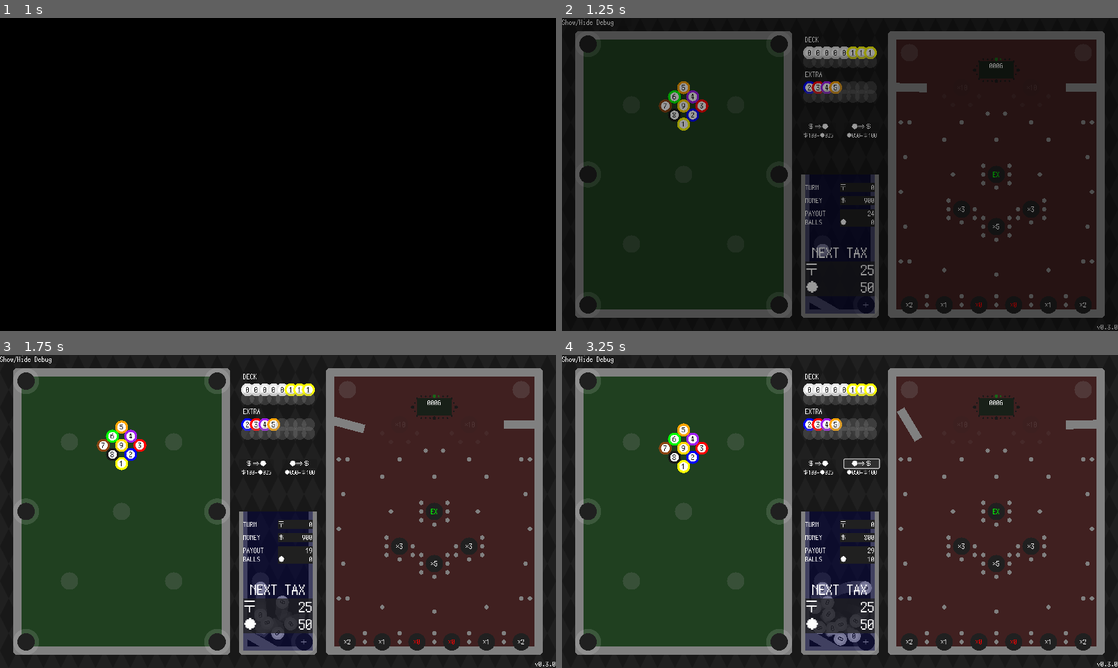
Above: before the commit, frames 1-4 (two rows, left to right).
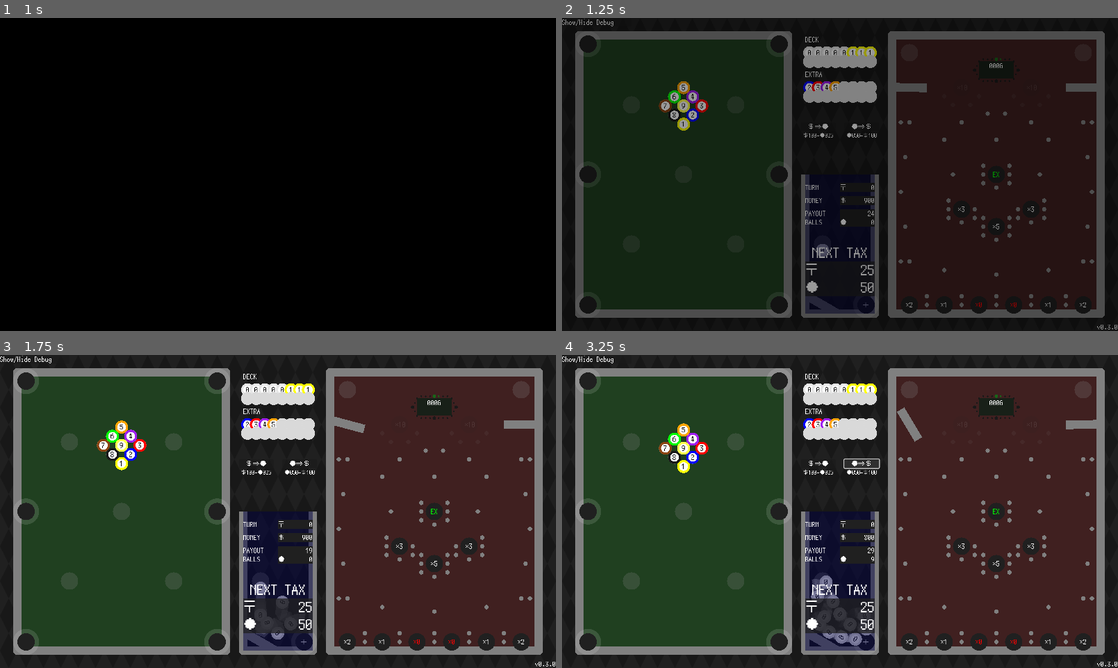
Above: after the commit, the same moments.

Repository: kamikoloss/gamball
Game: Godot game, scene res://scenes/main.tscn
Same seed, same stepped clock (60 frames per second), same inputs: the game is played once before the commit and once after it. Sound files missing from this copy of the repository are replaced by a short silence.
Inputs (mouse positions are in pixels of both pictures, inside the frame that each line leads up to):
- Up to frame 1 (1 s): click "PLAY" at 0.5 s
- Up to frame 2 (1.25 s): no input
- Up to frame 3 (1.75 s): click (122, 461) at 1.27 s
- Up to frame 4 (3.25 s): click "＄⇒●" at 2 s; click "●⇒＄" at 2.75 s

Frame 1 is identical in both runs. In frame 2, 1.1% of the frame differs, in the area x 17-57%, y 9-32%; in frame 3, 1.1%; in frame 4, 1.8%, in the area x 17-57%, y 9-93%.

Commit message:
Information 微修正

Diff:
--- a/scenes/common/ball.gd
+++ b/scenes/common/ball.gd
@@ -22,8 +22,8 @@
 	BALL_LEVEL_EMPTY_SLOT: Color(0.5, 0.5, 0.5, 0.3), # 空きスロット用
 	0: Color(0.9, 0.9, 0.9), 1: Color.YELLOW, 2: Color.BLUE, 3: Color.RED,
 	4: Color.PURPLE, 5: Color.ORANGE, 6: Color.GREEN, 7: Color.SADDLE_BROWN,
-	8: Color(0.1, 0.1, 0.1), 9: Color.GOLD, 10: Color.LIGHT_BLUE, 11: Color.LIGHT_CORAL,
-	12: Color.LIGHT_SALMON, 13: Color.LIGHT_SALMON, 14: Color.LIGHT_GREEN, 15: Color.ROSY_BROWN,
+	8: Color(0.1, 0.1, 0.1), 9: Color(Color.YELLOW, 0.7), 10: Color(Color.BLUE, 0.7), 11: Color(Color.RED, 0.7),
+	12: Color(Color.PURPLE, 0.7), 13: Color(Color.ORANGE, 0.7), 14: Color(Color.GREEN, 0.7), 15: Color(Color.SADDLE_BROWN, 0.7),
 }
 # ボールのレア度の色の定義  { <Rarity>: Color }
 const BALL_RARITY_COLORS = {
@@ -41,6 +41,8 @@
 # pressed は展示用のみ発火する
 @export var is_display: bool = false
 
+# ボールの選択を示す周辺部分
+@export var _hover_texture: TextureRect
 # ボールの本体の色部分
 @export var _body_texture: TextureRect
 # ボール番号の背景部分
@@ -81,6 +83,7 @@
 
 	refresh_view()
 	refresh_physics()
+	hide_hover()
 
 
 func _process(delta: float) -> void:
@@ -139,6 +142,13 @@
 		_hole_area.monitoring = false
 
 
+func show_hover() -> void:
+	_hover_texture.visible = true
+
+func hide_hover() -> void:
+	_hover_texture.visible = false
+
+
 func _on_body_entered(body: Node) -> void:
 	# 他の Ball にぶつかったとき
 	if body is Ball:
--- a/scenes/common/ball.tscn
+++ b/scenes/common/ball.tscn
@@ -17,12 +17,13 @@
 _data = [Vector2(0, 1), 0.0, -0.5, 0, 1, Vector2(1, 0.5), -0.5, 0.0, 1, 0]
 point_count = 2
 
-[node name="Ball" type="RigidBody2D" node_paths=PackedStringArray("_body_texture", "_inner_texture", "_inner_texture_2", "_mask_texture", "_level_label", "_hole_area", "_trail_line", "_touch_button")]
+[node name="Ball" type="RigidBody2D" node_paths=PackedStringArray("_hover_texture", "_body_texture", "_inner_texture", "_inner_texture_2", "_mask_texture", "_level_label", "_hole_area", "_trail_line", "_touch_button")]
 z_index = 4
 physics_material_override = SubResource("PhysicsMaterial_nh6hv")
 contact_monitor = true
 max_contacts_reported = 4
 script = ExtResource("1_rcr8u")
+_hover_texture = NodePath("View/Hover")
 _body_texture = NodePath("View/Body")
 _inner_texture = NodePath("View/Inner")
 _inner_texture_2 = NodePath("View/Inner2")
@@ -36,6 +37,44 @@
 shape = SubResource("CircleShape2D_rn34c")
 
 [node name="View" type="Node2D" parent="."]
+
+[node name="Hover" type="TextureRect" parent="View"]
+visible = false
+self_modulate = Color(1, 1, 1, 0.501961)
+anchors_preset = 8
+anchor_left = 0.5
+anchor_top = 0.5
+anchor_right = 0.5
+anchor_bottom = 0.5
+offset_left = -10.0
+offset_top = -10.0
+offset_right = 10.0
+offset_bottom = 10.0
+grow_horizontal = 2
+grow_vertical = 2
+scale = Vector2(2, 2)
+pivot_offset = Vector2(10, 10)
+mouse_filter = 2
+texture = ExtResource("2_4bc8b")
+expand_mode = 1
+
+[node name="Base" type="TextureRect" parent="View"]
+anchors_preset = 8
+anchor_left = 0.5
+anchor_top = 0.5
+anchor_right = 0.5
+anchor_bottom = 0.5
+offset_left = -10.0
+offset_top = -10.0
+offset_right = 10.0
+offset_bottom = 10.0
+grow_horizontal = 2
+grow_vertical = 2
+scale = Vector2(1.5, 1.5)
+pivot_offset = Vector2(10, 10)
+mouse_filter = 2
+texture = ExtResource("2_4bc8b")
+expand_mode = 1
 
 [node name="Body" type="TextureRect" parent="View"]
 self_modulate = Color(0.501961, 0.501961, 0.501961, 1)
--- a/scenes/common/ball_effect.gd
+++ b/scenes/common/ball_effect.gd
@@ -166,7 +166,7 @@
 	var rarity_color: Color = Ball.BALL_RARITY_COLORS[rarity]
 	var rarity_color_code = rarity_color.to_html()
 
-	if effect_data[1] in [EffectType.RARITY_TOP_UP, EffectType.RARITY_TOP_DOWN]:
+	if effect_data[0] in [EffectType.RARITY_TOP_UP, EffectType.RARITY_TOP_DOWN]:
 		var a = Ball.Rarity.keys()[effect_data[1]]
 		return description_base.format({ "r": rarity_color_code, "a": a })
 
--- a/scenes/game/game.tscn
+++ b/scenes/game/game.tscn
@@ -2390,20 +2390,20 @@
 
 [node name="Level" type="Label" parent="UI/Main/BallPopup"]
 layout_mode = 0
-offset_right = 160.0
+offset_left = 10.0
+offset_right = 170.0
 offset_bottom = 80.0
 scale = Vector2(0.5, 0.5)
 theme_override_fonts/font = ExtResource("10_w3wxc")
 theme_override_font_sizes/font_size = 64
 text = "99"
-horizontal_alignment = 1
 vertical_alignment = 1
 
 [node name="Rarity" type="Label" parent="UI/Main/BallPopup"]
 self_modulate = Color(1, 1, 0, 1)
 layout_mode = 0
-offset_left = 80.0
-offset_right = 720.0
+offset_left = 90.0
+offset_right = 410.0
 offset_bottom = 160.0
 scale = Vector2(0.25, 0.25)
 theme_override_fonts/font = ExtResource("10_w3wxc")
@@ -2416,7 +2416,7 @@
 offset_left = 10.0
 offset_top = 40.0
 offset_right = 890.0
-offset_bottom = 480.0
+offset_bottom = 520.0
 scale = Vector2(0.25, 0.25)
 theme_override_fonts/normal_font = ExtResource("10_w3wxc")
 theme_override_font_sizes/normal_font_size = 64
--- a/scenes/information/information.gd
+++ b/scenes/information/information.gd
@@ -13,21 +13,28 @@
 		if node is Ball:
 			node.level = level
 			node.refresh_view()
-			node.hovered.connect(func(entered): _show_ball_popup(node))
+			node.hovered.connect(func(entered): _show_ball_popup(node) if entered else _hide_ball_popup(node))
 			level += 1
+	_ball_popup_level.text = ""
+	_ball_popup_description.text = ""
 
 
 # Ball の効果をレアリティごとにすべて表示する
 func _show_ball_popup(ball: Ball) -> void:
+	ball.show_hover()
 	_ball_popup_level.text = str(ball.level)
 
-	var description = ""
+	var description = " \n"
 	for rarity in Ball.Rarity.values():
 		var rarity_value = Ball.Rarity.keys()[rarity]
 		var rarity_color: Color = Ball.BALL_RARITY_COLORS[rarity]
 		var rarity_color_code = rarity_color.to_html()
 		description += "[color=%s]%s[/color]" % [rarity_color_code, rarity_value]
-		description += "\n"
+		description += " \n"
 		description += BallEffect.get_effect_description(ball.level, rarity)
-		description += "\n \n"
+		description += " \n \n"
 	_ball_popup_description.text = description
+
+func _hide_ball_popup(ball: Ball) -> void:
+	# hover だけ非表示にする
+	ball.hide_hover()
--- a/scenes/information/information.tscn
+++ b/scenes/information/information.tscn
@@ -143,52 +143,124 @@
 position = Vector2(120, 120)
 is_display = true
 
+[node name="Pool2" type="Label" parent="."]
+visible = false
+layout_mode = 0
+offset_left = 320.0
+offset_top = 140.0
+offset_right = 960.0
+offset_bottom = 220.0
+scale = Vector2(0.25, 0.25)
+theme_override_fonts/font = ExtResource("3_77b3f")
+theme_override_font_sizes/font_size = 64
+text = "POOL 2"
+vertical_alignment = 1
+
+[node name="Balls2" type="Control" parent="."]
+visible = false
+layout_mode = 3
+anchors_preset = 0
+offset_left = 340.0
+offset_top = 180.0
+offset_right = 340.0
+offset_bottom = 180.0
+
+[node name="Ball" parent="Balls2" instance=ExtResource("4_p785c")]
+is_display = true
+
+[node name="Ball2" parent="Balls2" instance=ExtResource("4_p785c")]
+position = Vector2(40, 0)
+is_display = true
+
+[node name="Ball3" parent="Balls2" instance=ExtResource("4_p785c")]
+position = Vector2(80, 0)
+is_display = true
+
+[node name="Ball4" parent="Balls2" instance=ExtResource("4_p785c")]
+position = Vector2(120, 0)
+is_display = true
+
+[node name="Ball5" parent="Balls2" instance=ExtResource("4_p785c")]
+position = Vector2(0, 40)
+is_display = true
+
+[node name="Ball6" parent="Balls2" instance=ExtResource("4_p785c")]
+position = Vector2(40, 40)
+is_display = true
+
+[node name="Ball7" parent="Balls2" instance=ExtResource("4_p785c")]
+position = Vector2(80, 40)
+is_display = true
+
+[node name="Ball8" parent="Balls2" instance=ExtResource("4_p785c")]
+position = Vector2(120, 40)
+is_display = true
+
+[node name="Ball9" parent="Balls2" instance=ExtResource("4_p785c")]
+position = Vector2(0, 80)
+is_display = true
+
+[node name="Ball10" parent="Balls2" instance=ExtResource("4_p785c")]
+position = Vector2(40, 80)
+is_display = true
+
+[node name="Ball11" parent="Balls2" instance=ExtResource("4_p785c")]
+position = Vector2(80, 80)
+is_display = true
+
+[node name="Ball12" parent="Balls2" instance=ExtResource("4_p785c")]
+position = Vector2(120, 80)
+is_display = true
+
+[node name="Ball13" parent="Balls2" instance=ExtResource("4_p785c")]
+position = Vector2(0, 120)
+is_display = true
+
+[node name="Ball14" parent="Balls2" instance=ExtResource("4_p785c")]
+position = Vector2(40, 120)
+is_display = true
+
+[node name="Ball15" parent="Balls2" instance=ExtResource("4_p785c")]
+position = Vector2(80, 120)
+is_display = true
+
+[node name="Ball16" parent="Balls2" instance=ExtResource("4_p785c")]
+position = Vector2(120, 120)
+is_display = true
+
 [node name="BallPopup" type="Control" parent="."]
 layout_mode = 3
 anchors_preset = 0
-offset_left = 260.0
-offset_top = 80.0
-offset_right = 260.0
-offset_bottom = 80.0
+offset_left = 540.0
+offset_top = 40.0
+offset_right = 540.0
+offset_bottom = 40.0
 
 [node name="Background" type="TextureRect" parent="BallPopup"]
-self_modulate = Color(0, 0, 0, 0.878431)
-layout_mode = 0
-offset_right = 240.0
-offset_bottom = 480.0
+self_modulate = Color(0, 0, 0, 0.752941)
+layout_mode = 0
+offset_right = 200.0
+offset_bottom = 640.0
 texture = ExtResource("1_r8q6u")
 expand_mode = 1
 
 [node name="Level" type="Label" parent="BallPopup"]
 layout_mode = 0
-offset_right = 160.0
+offset_left = 10.0
+offset_right = 170.0
 offset_bottom = 80.0
 scale = Vector2(0.5, 0.5)
 theme_override_fonts/font = ExtResource("3_77b3f")
 theme_override_font_sizes/font_size = 64
 text = "99"
-horizontal_alignment = 1
-vertical_alignment = 1
-
-[node name="Rarity" type="Label" parent="BallPopup"]
-visible = false
-self_modulate = Color(1, 1, 0, 1)
-layout_mode = 0
-offset_left = 80.0
-offset_right = 720.0
-offset_bottom = 160.0
-scale = Vector2(0.25, 0.25)
-theme_override_fonts/font = ExtResource("3_77b3f")
-theme_override_font_sizes/font_size = 64
-text = "LEGENDARY"
 vertical_alignment = 1
 
 [node name="Description" type="RichTextLabel" parent="BallPopup"]
 layout_mode = 0
 offset_left = 10.0
 offset_top = 40.0
-offset_right = 890.0
-offset_bottom = 1760.0
+offset_right = 730.0
+offset_bottom = 2440.0
 scale = Vector2(0.25, 0.25)
 theme_override_fonts/normal_font = ExtResource("3_77b3f")
 theme_override_font_sizes/normal_font_size = 64
